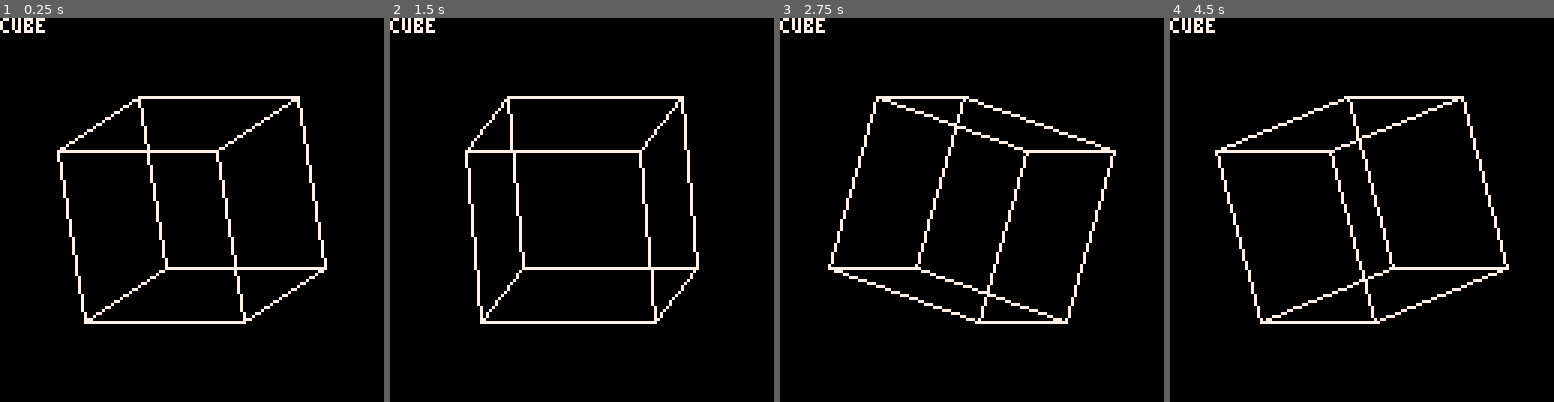
Above: before the commit, frames 1-4 (left to right).
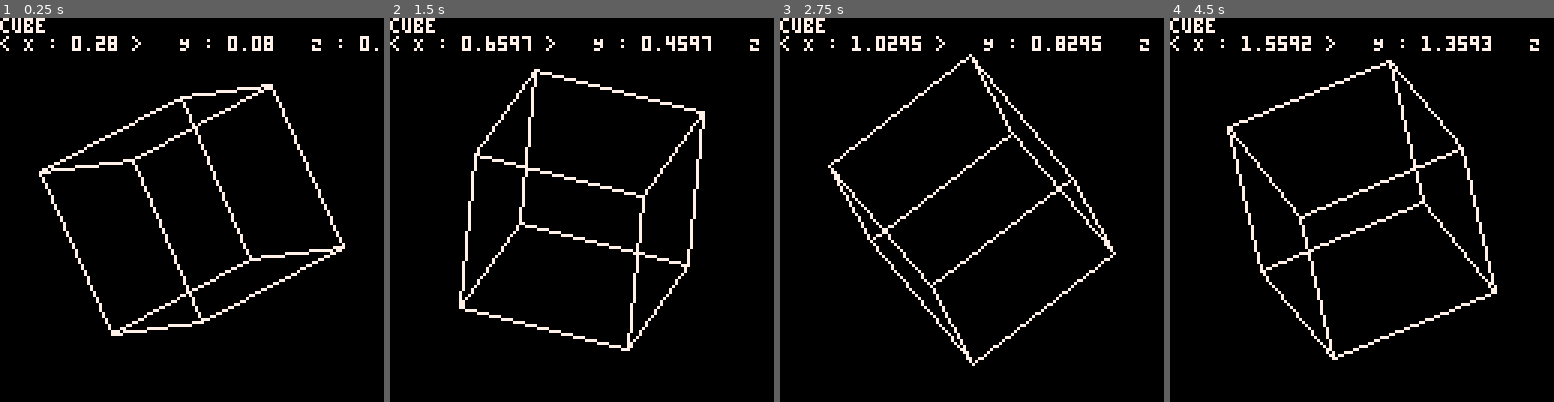
Above: after the commit, the same moments.

Repository: kakardo/Pico-8
Game: PICO-8 cartridge game carts/02 platonic solids viewer/platonic_solids_viewer.p8
Two runs of this game, one before a commit and one after it. Both use one fixed random seed, a clock stepped at 60 frames per second and the inputs below.
Inputs:
- Up to frame 1 (0.25 s): no input
- Up to frame 2 (1.5 s): no input
- Up to frame 3 (2.75 s): no input
- Up to frame 4 (4.5 s): no input

The runs differ from the first frame. In frame 1, 6.7% of the frame differs, in the area x 0-99%, y 4-83%; in frame 2, 6.8%; in frame 3, 6.6%; in frame 4, 7.1%, in the area x 0-97%, y 4-90%.

Commit message:
Coordinates are shown in text

Diff:
--- a/game carts/02 platonic solids viewer/main.lua
+++ b/game carts/02 platonic solids viewer/main.lua
@@ -81,12 +81,14 @@
 	angle_x = 0.2
 	angle_y = 0
 	angle_z = 0
+
+	selected = 0
 end
 
 function _update()
-	angle_x += 0.0
+	angle_x += 0.01
 	angle_y += 0.01
-	angle_z += 0.0
+	angle_z += 0.01
 end
 
 function _draw()
@@ -106,6 +108,16 @@
 	end
 
 	print("cube")
+
+	text_x = "X : "..angle_x
+	text_y = "Y : "..angle_y
+	text_z = "Z : "..angle_z
+
+	if selected == 0 then
+		text_x = "< "..text_x.." >"
+	end
+
+	print(text_x.."   "..text_y.."   "..text_z)
 end
 
 -- LAST_LINE_MAIN_LUA
